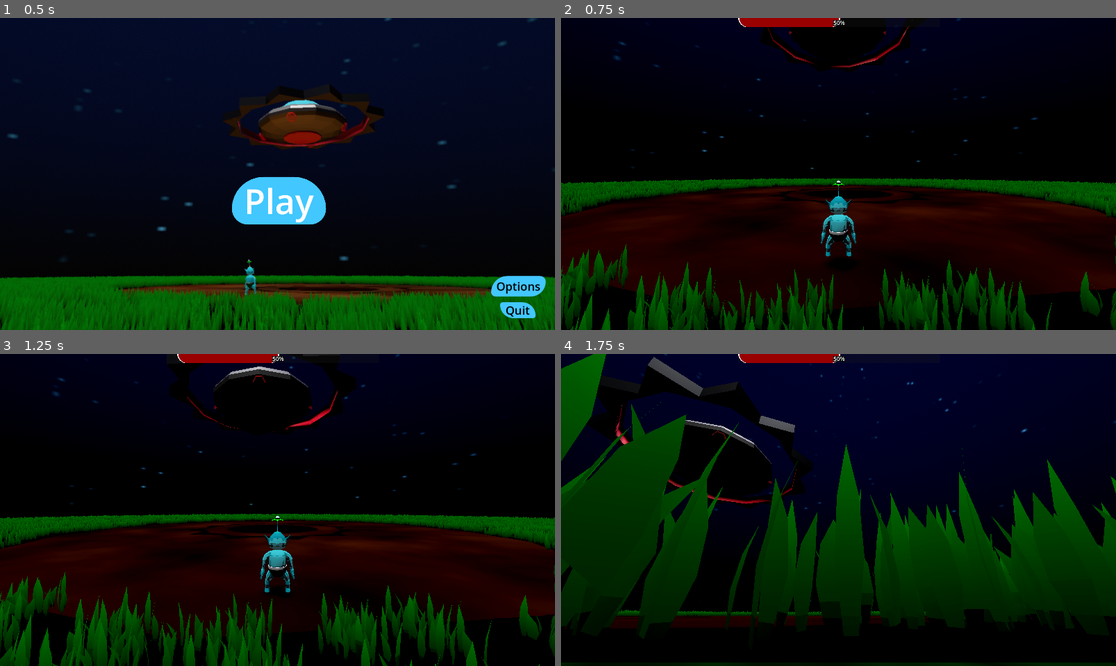
Above: before the commit, frames 1-4 (two rows, left to right).
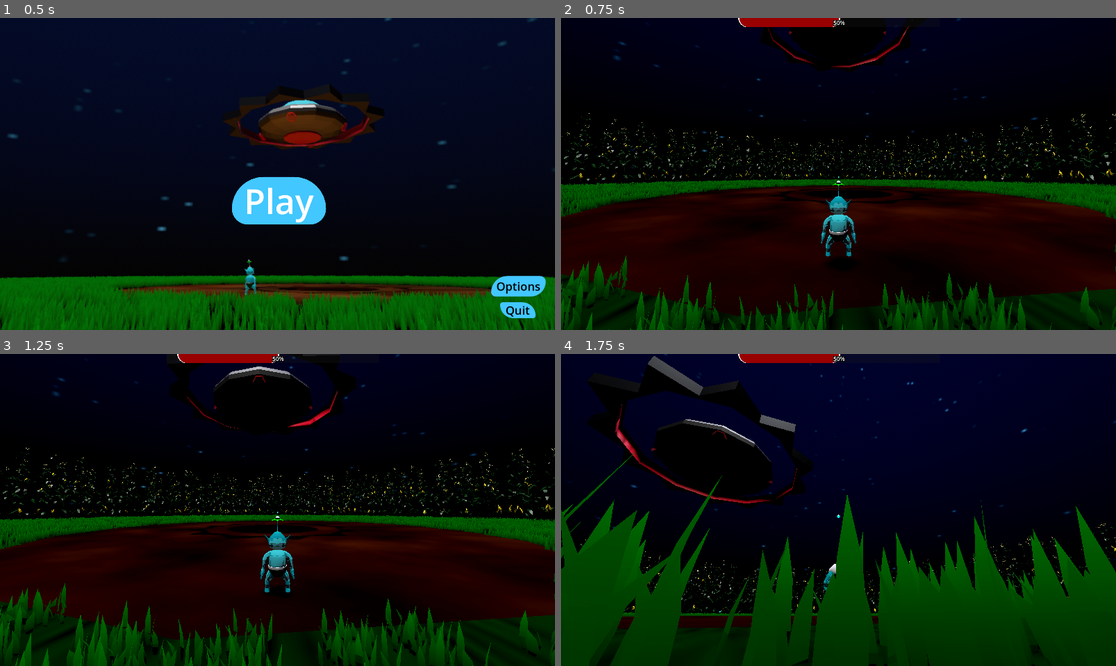
Above: after the commit, the same moments.

Repository: Mushroom-Queen/AlienBaby
Game: Godot game, scene res://menu.tscn
Two runs of this game, one before a commit and one after it. Both use one fixed random seed, a clock stepped at 60 frames per second and the inputs below.
Inputs (mouse positions are in pixels of both pictures, inside the frame that each line leads up to):
- Up to frame 1 (0.5 s): no input
- Up to frame 2 (0.75 s): click "Play" at 0.5 s
- Up to frame 3 (1.25 s): no input
- Up to frame 4 (1.75 s): move the mouse to (866, 510) at 1.27 s; hold W (forward) from 1.28 s (still down); click (866, 510) at 1.35 s; tap Space (roll) at 1.55 s

Frame 1 is identical in both runs. In frame 2, 12% of the frame differs, in the area x 0-100%, y 30-100%; in frame 3, 15%; in frame 4, 50%, in the area x 0-100%, y 0-100%.

Commit message:
Better spin

Diff:
--- /dev/null
+++ b/corn_import.tscn
@@ -0,0 +1,22 @@
+[gd_scene load_steps=3 format=3 uid="uid://6icichdaqttd"]
+
+[ext_resource type="PackedScene" uid="uid://dttqxlw4pmbdq" path="res://corn.glb" id="1_e055n"]
+
+[sub_resource type="CylinderShape3D" id="CylinderShape3D_si81s"]
+height = 2.355
+radius = 0.075
+
+[node name="corn" type="RigidBody3D"]
+mass = 4.0
+angular_damp = 20.0
+
+[node name="mesh" parent="." instance=ExtResource("1_e055n")]
+
+[node name="CollisionShape3D" type="CollisionShape3D" parent="."]
+transform = Transform3D(1, 0, 0, 0, 1, 0, 0, 0, 1, 0, 1.23683, 0)
+shape = SubResource("CylinderShape3D_si81s")
+
+[node name="Node3D" type="Node3D" parent="."]
+transform = Transform3D(1, 0, 0, 0, 1, 0, 0, 0, 1, 0, 1.49032, 0)
+
+[editable path="mesh"]
--- a/enemy_boss_ship.gd
+++ b/enemy_boss_ship.gd
@@ -23,6 +23,7 @@
 const SEGMENT_LENGTH = 0.15  # Length of each segment
 const DEVIATION = 0.1  # Maximum random deviation for each segment
 const BOLT_WIDTH = 0.05  # Width of the lightning bolt
+
 
 # Existing constants
 const push_multiplier = 7
@@ -47,6 +48,8 @@
 const CHARGE_HEIGHT_TRANSITION_SPEED = 3.0
 const RIM_SPIN_SPEED = 5.0
 const CHARGE_TIMEOUT = 5.0
+const MAX_DISTANCE_FROM_PLAYER = 10.0  # Maximum allowed distance from player
+const RETURN_FORCE_MULTIPLIER = 2.0
 
 const UP_STABILIZATION = 400.0
 const ROTATION_DAMPING = 0.75
@@ -540,8 +543,22 @@
 		sin(t) * current_radius + noise_z
 	)
 
-	var direction = (target - global_position).normalized()
-	apply_force(direction * MOVEMENT_FORCE)
+	# Check distance from player
+	var distance_to_player = global_position.distance_to(player.global_position)
+
+	if distance_to_player > MAX_DISTANCE_FROM_PLAYER:
+		# If too far, move back towards player
+		var return_direction = (player.global_position - global_position).normalized()
+		var return_force = MOVEMENT_FORCE * RETURN_FORCE_MULTIPLIER
+		apply_force(return_direction * return_force)
+
+		# Also adjust target radius to be smaller
+		target_radius = min(target_radius, MAX_DISTANCE_FROM_PLAYER * 0.5)
+	else:
+		# Normal movement
+		var direction = (target - global_position).normalized()
+		apply_force(direction * MOVEMENT_FORCE)
+
 
 func push_player() -> void:
 	if not player:
@@ -552,7 +569,8 @@
 	player.apply_impulse(push_direction * push_force)
 
 func pick_new_flight_parameters() -> void:
-	target_radius = randf_range(MIN_RADIUS, MAX_RADIUS)
+	# Ensure target_radius never exceeds half the max distance
+	target_radius = randf_range(MIN_RADIUS, min(MAX_RADIUS, MAX_DISTANCE_FROM_PLAYER * 0.5))
 	current_hover_height = randf_range(MIN_HOVER_HEIGHT, MAX_HOVER_HEIGHT)
 
 	var height_pattern = randi() % 3
@@ -567,6 +585,7 @@
 	current_circle_speed = BASE_CIRCLE_SPEED * randf_range(0.8, 1.1)
 	circle_direction = 1.0 if randf() > 0.5 else -1.0
 
+
 func find_world(node=get_tree().root) -> Node:
 	if node.name.to_lower() == "world":
 		return node
--- /dev/null
+++ b/flower_power.gd
@@ -0,0 +1,29 @@
+extends Area3D
+
+var world
+var player
+var boss
+
+
+func _ready():
+	world = find_world()
+	player = world.get_node_or_null("player")
+	boss = world.get_node_or_null("ship")
+
+
+func find_world(node=get_tree().root) -> Node:
+	if node.name.to_lower() == "world":
+		return node
+	for child in node.get_children():
+		var found = find_world(child)
+		if found:
+			return found
+	return null
+
+
+# Called every frame. 'delta' is the elapsed time since the previous frame.
+func _process(delta: float) -> void:
+	if player in get_overlapping_bodies():
+		if player.life < 4:
+			player.life += 1
+			queue_free()
--- /dev/null
+++ b/flower_power.tscn
@@ -0,0 +1,21 @@
+[gd_scene load_steps=5 format=3 uid="uid://c1674lgtf4sel"]
+
+[ext_resource type="Script" path="res://flower_power.gd" id="1_omwyf"]
+[ext_resource type="PackedScene" uid="uid://bwhiom82gdjoq" path="res://flower_power.glb" id="2_bchtf"]
+[ext_resource type="Material" uid="uid://cb5u8m5r7rnbj" path="res://materials/glow.tres" id="3_71do6"]
+
+[sub_resource type="SphereShape3D" id="SphereShape3D_uuxxc"]
+radius = 0.285
+
+[node name="flower_power" type="Area3D"]
+script = ExtResource("1_omwyf")
+
+[node name="flower_power" parent="." instance=ExtResource("2_bchtf")]
+
+[node name="Sphere" parent="flower_power" index="1"]
+surface_material_override/0 = ExtResource("3_71do6")
+
+[node name="CollisionShape3D" type="CollisionShape3D" parent="."]
+shape = SubResource("SphereShape3D_uuxxc")
+
+[editable path="flower_power"]
--- /dev/null
+++ b/ground_corn.gd
@@ -0,0 +1,60 @@
+extends Node3D
+var corn
+var corn_field = []
+# Configuration variables
+var radius_start = 10.0  # Starting radius of first circle
+var row_spacing = .5   # Space between each circular row
+var num_rows = 2       # Number of circular rows
+var corn_per_row = 190   # Number of corn plants per row
+
+# Variation settings
+var height_min = 0.8    # Minimum height multiplier
+var height_max = 1.2    # Maximum height multiplier
+var tilt_max = 0.2      # Maximum tilt in radians
+
+# Called when the node enters the scene tree for the first time.
+func _ready() -> void:
+	corn = preload("res://corn_import.tscn")
+	spawn_corn_field()
+
+# Spawns corn in concentric circles
+func spawn_corn_field() -> void:
+	for row in range(num_rows):
+		var current_radius = radius_start + (row * row_spacing)
+		var angle_step = (2 * PI) / corn_per_row
+
+		for i in range(corn_per_row):
+			var angle = i * angle_step
+			var x = current_radius * cos(angle)
+			var z = current_radius * sin(angle)
+
+			var corn_instance = corn.instantiate()
+			add_child(corn_instance)
+			corn_instance.position = Vector3(x, 0, z)
+
+			var mesh = corn_instance.find_child("mesh")
+			var corn1 = mesh.find_child("corn1")
+			var corn2 = mesh.find_child("corn2")
+			var corn3 = mesh.find_child("corn3")
+			if randi_range(1,10) < 8:
+				corn1.visible = false
+			if randi_range(1,10) < 8:
+				corn2.visible = false
+			if randi_range(1,10) < 8:
+				corn3.visible = false
+			# Random rotation around Y axis
+			mesh.rotation.y = randf_range(0, PI * 2)
+
+			# Random tilt in X and Z axes
+			mesh.rotation.x = randf_range(-tilt_max, tilt_max)
+			mesh.rotation.z = randf_range(-tilt_max, tilt_max)
+
+			# Random height scale only
+			var height = randf_range(height_min, height_max)
+			mesh.scale = Vector3(1, height, 1)
+
+			corn_field.append(corn_instance)
+
+# Called every frame. 'delta' is the elapsed time since the previous frame.
+func _process(delta: float) -> void:
+	pass
--- /dev/null
+++ b/ground_corn.tscn
@@ -0,0 +1,10 @@
+[gd_scene load_steps=3 format=3 uid="uid://cw26oisvorj1s"]
+
+[ext_resource type="PackedScene" uid="uid://cuvfsw1u70dsf" path="res://ground_corn.glb" id="1_q2yuy"]
+[ext_resource type="Script" path="res://ground_corn.gd" id="2_m8txs"]
+
+[node name="ground_corn" instance=ExtResource("1_q2yuy")]
+script = ExtResource("2_m8txs")
+
+[node name="ground_corn" parent="." index="0"]
+visible = false
--- a/level.gd
+++ b/level.gd
@@ -1,14 +1,17 @@
 extends Node3D
+
+@onready var ground = $ground
 
 var world: Node
 var player
+var boss
 var active_meteors = {}  # Changed to dictionary to track meteor->warning pairs
 const METEOR_FORCE = 20.0
 const METEOR_SIZE = .5
 const WARNING_TIME = 1.2
-const SPAWN_INTERVAL = 1.0  # Explicit float
+const SPAWN_INTERVAL = 1.0
 const SPAWN_HEIGHT = 10.0
-var next_spawn_time = 0.0  # Changed from spawn_timer
+var next_spawn_time = 0.0
 var is_showering = false
 
 class WarningIndicator extends Node3D:
@@ -34,6 +37,8 @@
 	print("World _ready called")
 	world = find_world()
 	player = world.get_node_or_null("player")
+	boss = world.get_node_or_null("ship")
+	ground.add_collision_exception_with(boss)
 	print("World ready - Found player: ", player != null)
 
 func _process(delta: float) -> void:
@@ -204,31 +209,7 @@
 		player.apply_impulse(push_dir * METEOR_FORCE)
 		player.hurt()
 
-		# Create impact effect
-		print("Creating impact effect")
-		var impact = GPUParticles3D.new()
-		var particle_material = ParticleProcessMaterial.new()
-		particle_material.emission_shape = ParticleProcessMaterial.EMISSION_SHAPE_SPHERE
-		particle_material.emission_sphere_radius = 1.0
-		particle_material.gravity = Vector3(0, -10, 0)
-		particle_material.initial_velocity_min = 8.0
-		particle_material.initial_velocity_max = 15.0
-		particle_material.scale_min = 0.5
-		particle_material.scale_max = 1.0
-		particle_material.color = Color(1, 0.3, 0)
-		impact.process_material = particle_material
-		impact.amount = 50
-		impact.lifetime = 0.7
-		impact.one_shot = true
-		impact.global_position = meteor.global_position
-		add_child(impact)
-
-		# Remove impact after it's done
-		var timer = get_tree().create_timer(impact.lifetime)
-		timer.timeout.connect(func(): impact.queue_free())
-
-		remove_meteor_and_warning(meteor)
-		print("Meteor removed after player hit")
+
 
 func remove_meteor_and_warning(meteor: Node3D) -> void:
 	if meteor in active_meteors:
--- a/level.tscn
+++ b/level.tscn
@@ -9,6 +9,8 @@
 [ext_resource type="PackedScene" uid="uid://dbdmsxikfyete" path="res://enemy_boss_ship.tscn" id="5_s7o6r"]
 [ext_resource type="Material" uid="uid://dg5ah45lvuq0q" path="res://materials/moon.tres" id="6_uygu2"]
 [ext_resource type="PackedScene" uid="uid://dvjpvdgoj8x62" path="res://gui.tscn" id="7_xdylm"]
+[ext_resource type="PackedScene" uid="uid://cw26oisvorj1s" path="res://ground_corn.tscn" id="10_voa16"]
+[ext_resource type="PackedScene" uid="uid://c1674lgtf4sel" path="res://flower_power.tscn" id="11_t7py8"]
 
 [sub_resource type="Gradient" id="Gradient_qd83k"]
 offsets = PackedFloat32Array(0.837662, 1)
@@ -83,7 +85,7 @@
 top_level = true
 
 [node name="ground_grass2" parent="." instance=ExtResource("2_jx0al")]
-transform = Transform3D(1.07589, 0, -0.0941282, 0, 0.54, 0, 0.0941282, 0, 1.07589, 0, 0, 0)
+transform = Transform3D(1.07589, 0, -0.0941282, 0, 0.54, 0, 0.0941282, 0, 1.07589, 0, -0.0483689, 0)
 
 [node name="ground_dirt2" parent="." instance=ExtResource("3_urap5")]
 transform = Transform3D(1.07689, 0, -0.0942153, 0, 1.081, 0, 0.0942153, 0, 1.07689, 0, 0, 0)
@@ -120,3 +122,17 @@
 mesh = SubResource("CylinderMesh_bxsgu")
 
 [node name="GUI" parent="." instance=ExtResource("7_xdylm")]
+
+[node name="ground_corn" parent="." instance=ExtResource("10_voa16")]
+
+[node name="flower_power" parent="." instance=ExtResource("11_t7py8")]
+transform = Transform3D(1, 0, 0, 0, 1, 0, 0, 0, 1, 0, 0.00338475, 10.651)
+
+[node name="flower_power2" parent="." instance=ExtResource("11_t7py8")]
+transform = Transform3D(1, 0, 0, 0, 1, 0, 0, 0, 1, 0, 0.003, -10.651)
+
+[node name="flower_power3" parent="." instance=ExtResource("11_t7py8")]
+transform = Transform3D(1, 0, 0, 0, 1, 0, 0, 0, 1, -10.651, 0.003, 0)
+
+[node name="flower_power4" parent="." instance=ExtResource("11_t7py8")]
+transform = Transform3D(1, 0, 0, 0, 1, 0, 0, 0, 1, 10.651, 0.003, 0)
--- /dev/null
+++ b/materials/glow.tres
@@ -0,0 +1,7 @@
+[gd_resource type="StandardMaterial3D" format=3 uid="uid://cb5u8m5r7rnbj"]
+
+[resource]
+albedo_color = Color(0.22, 0.519, 1, 1)
+emission_enabled = true
+emission = Color(0, 0.766667, 1, 1)
+emission_energy_multiplier = 5.49
--- a/materials/sheild.tres
+++ b/materials/sheild.tres
@@ -2,4 +2,7 @@
 
 [resource]
 transparency = 1
-albedo_color = Color(0.0364, 0.52, 0.33462, 0.756863)
+albedo_color = Color(0.0364, 0.4394, 0.52, 0.756863)
+emission_enabled = true
+emission = Color(0.2436, 0.523933, 0.58, 1)
+emission_energy_multiplier = 0.2
--- a/player.gd
+++ b/player.gd
@@ -42,7 +42,10 @@
 const MAX_ANGULAR_VELOCITY = 40.0
 const SPIN_RESET_TIME = 2.0
 const CANT_TOUCH_THIS_TIME = .5
-const ATTACK_DURATION = 0.2  # Duration to stay in attack state after firing
+const ATTACK_DURATION = 0.2
+const SHIELD_FOLLOW_SPEED = 0.5  # New constant for shield movement interpolation
+const SHIELD_VELOCITY_SYNC = 0.5  # New constant for velocity synchronization
+const SHIELD_OFFSET = 0.1  # New constant for initial shield offset
 
 enum ActionState {IDLE, WALK, ROLL, ATTACK, SPIN}
 
@@ -64,6 +67,7 @@
 var spin_timeout = 0.0
 var attack_timer = 0.0
 var world
+var previous_shield_pos: Vector3  # New variable to track previous shield position
 
 func _ready():
 	world = find_world()
@@ -86,6 +90,7 @@
 	camera_original_position = spring_arm.position
 	camera_original_rotation = spring_arm.rotation
 	shield.add_collision_exception_with(self)
+	previous_shield_pos = shield.global_position
 
 func find_world(node=get_tree().root) -> Node:
 	if node.name.to_lower() == "world":
@@ -170,17 +175,46 @@
 		spring_arm.rotation.x = clamp(spring_arm.rotation.x, -PI/3, PI/3)
 
 func shield_youself():
-	global_position = shield.global_position - Vector3(0,.26,0)
-	armature.rotate_y(get_process_delta_time() * 10)
+	# Calculate predicted shield position based on current velocity
+	var predicted_shield_pos = shield.global_position + (shield.linear_velocity * get_physics_process_delta_time())
+
+	# Calculate target position with offset
+	var target_position = predicted_shield_pos - Vector3(0, .26, 0)
+
+	# Store current position for velocity calculation
+	var current_pos = global_position
+
+	# Interpolate position with predicted position
+	global_position = current_pos.lerp(target_position, SHIELD_FOLLOW_SPEED)
+
+	# Calculate and apply velocity to match shield movement
+	var velocity_target = (global_position - current_pos) / get_physics_process_delta_time()
+	linear_velocity = linear_velocity.lerp(velocity_target, SHIELD_VELOCITY_SYNC)
+
+	# Update shield previous position
+	previous_shield_pos = shield.global_position
+
+	# Update rotation
+	armature.rotate_y(get_process_delta_time() * 70)
 
 func init_shield():
 	if not shield.visible:
-		mesh.rotation = Vector3(0,0,0)
+		mesh.rotation = Vector3(0, 0, 0)
 		animation_tree.set("parameters/spin/request", true)
-		shield.set_deferred("global_position", global_position)
+
+		# Calculate initial shield position with offset
+		var offset = global_transform.basis.z * SHIELD_OFFSET
+		var initial_shield_pos = global_position + offset
+
+		# Set shield properties
+		shield.set_deferred("global_position", initial_shield_pos)
 		shield.set_deferred("linear_velocity", linear_velocity)
+		shield.set_deferred("angular_velocity", Vector3.ZERO)
 		shield.set_deferred("mass", 100)
 		shield.visible = true
+
+		# Initialize previous shield position
+		previous_shield_pos = initial_shield_pos
 
 func stop_spin():
 	spin_count += 1
@@ -190,12 +224,11 @@
 	if not Input.is_action_pressed("spin"):
 		action_state = ActionState.IDLE
 		shield.visible = false
-		shield.mass = 0
+		shield.mass = 0.1
 		armature.rotation.y = 0
 	else:
 		animation_tree.set("parameters/spin/request", true)
 
-
 func _integrate_forces(state: PhysicsDirectBodyState3D) -> void:
 	update_life_leafs()
 
@@ -203,7 +236,6 @@
 	prev_is_spinning = is_spinning
 	is_spinning = animation_tree.get("parameters/spin/active")
 
-	# Update attack timer and state
 	if action_state == ActionState.ATTACK:
 		attack_timer -= state.step
 		if attack_timer <= 0:
@@ -218,7 +250,7 @@
 	if action_state == ActionState.ROLL and !is_rolling:
 		action_state = ActionState.IDLE
 		mesh.rotation = Vector3(0, -PI, 0)
-	elif prev_is_spinning and !is_spinning:  # When spin ends
+	elif prev_is_spinning and !is_spinning:
 		stop_spin()
 
 	if dizziness > 0:
@@ -236,8 +268,6 @@
 			if not animation_tree.get("parameters/spin/active"):
 				init_shield()
 
-
-	# Reset spin count after timeout
 	if spin_timeout > 0:
 		spin_timeout -= state.step
 		if spin_timeout <= 0:
@@ -256,8 +286,11 @@
 		armature.rotation.y = spring_arm_pivot.rotation.y + PI
 		state.apply_central_force(direction * MOVEMENT_FORCE * 0.5)
 	elif is_spinning:
-		#state.apply_central_force(direction * MOVEMENT_FORCE * 0.2)
+		# Apply reduced movement force while spinning
+		state.apply_central_force(direction * MOVEMENT_FORCE * 0.2)
 		shield_youself()
+		# Add damping to prevent excessive speed
+		state.linear_velocity *= 0.98
 	elif is_rolling:
 		roll_timer += state.step
 		var roll_progress = roll_timer / ROLL_DURATION
--- a/player.tscn
+++ b/player.tscn
@@ -97,39 +97,39 @@
 
 [node name="Skeleton3D" parent="player/Armature" index="0"]
 transform = Transform3D(-1, 0, -8.74228e-08, 0, 1, 0, 8.74228e-08, 0, -1, 0, 0, 0)
-bones/0/position = Vector3(0, 0.163051, 0)
-bones/0/rotation = Quaternion(0, 0.0518943, 0, 0.998653)
-bones/1/rotation = Quaternion(-0.00034096, -6.18022e-06, 0.0382859, 0.999267)
+bones/0/position = Vector3(0, 0.162669, 0)
+bones/0/rotation = Quaternion(0, -0.0559778, 0, 0.998432)
+bones/1/rotation = Quaternion(-0.000340407, 2.00673e-05, -0.038711, 0.99925)
 bones/2/rotation = Quaternion(0.000340939, -6.91616e-06, -0.000231822, 1)
 bones/3/rotation = Quaternion(3.64557e-23, -1.59801e-22, 5.49072e-12, 1)
 bones/5/position = Vector3(0.0642403, 0.216765, 1.53161e-08)
-bones/5/rotation = Quaternion(0.678945, 0.302086, -0.639331, 0.197569)
+bones/5/rotation = Quaternion(0.637166, 0.192734, -0.680333, 0.306627)
 bones/6/rotation = Quaternion(0.287239, -1.65125e-07, -1.36703e-07, 0.957859)
 bones/7/position = Vector3(0.0559364, 0.0181487, -0.000727577)
-bones/7/rotation = Quaternion(-0.0262447, 0.355086, 0.894495, -0.270378)
+bones/7/rotation = Quaternion(0.100657, 0.107864, 0.958144, -0.245343)
 bones/7/scale = Vector3(1, 1, 1)
-bones/8/rotation = Quaternion(-0.371736, 0.0692188, -0.268916, 0.885836)
+bones/8/rotation = Quaternion(-0.233874, 0.0745861, -0.169186, 0.954524)
 bones/8/scale = Vector3(1, 1, 1)
-bones/9/rotation = Quaternion(0.618497, -0.0424438, -0.0109582, 0.784563)
+bones/9/rotation = Quaternion(0.673992, -0.0313293, -0.0587171, 0.735735)
 bones/9/scale = Vector3(1, 1, 1)
 bones/10/position = Vector3(-0.0642403, 0.216765, -1.53161e-08)
-bones/10/rotation = Quaternion(0.634351, -0.18654, 0.682058, 0.312408)
+bones/10/rotation = Quaternion(0.678402, -0.300337, 0.640155, 0.199425)
 bones/11/rotation = Quaternion(0.287239, 1.63435e-07, 1.31067e-07, 0.957859)
 bones/11/scale = Vector3(1, 1, 1)
 bones/12/position = Vector3(-0.0562189, 0.0170301, 0.00171231)
-bones/12/rotation = Quaternion(-0.0959553, 0.108361, 0.957632, 0.24898)
+bones/12/rotation = Quaternion(0.0280898, 0.359362, 0.895505, 0.261038)
 bones/12/scale = Vector3(1, 1, 1)
-bones/13/rotation = Quaternion(-0.244657, -0.0808733, 0.177542, 0.94978)
+bones/13/rotation = Quaternion(-0.360791, -0.0759463, 0.261817, 0.891916)
 bones/13/scale = Vector3(1, 1, 1)
-bones/14/rotation = Quaternion(0.683483, 0.0319927, 0.0525103, 0.727372)
+bones/14/rotation = Quaternion(0.607446, 0.0513912, 0.00847993, 0.792652)
 bones/14/scale = Vector3(1, 1, 1)
 bones/15/position = Vector3(0.102575, 0.112612, 0.259392)
 bones/15/scale = Vector3(1, 1, 1)
-bones/16/position = Vector3(0.104547, 0.0517456, 0.0357832)
+bones/16/position = Vector3(0.104547, 0.0328444, 0.00420037)
 bones/16/rotation = Quaternion(-0.00875622, 0.70983, -0.704263, 0.00882544)
 bones/17/position = Vector3(-0.102575, 0.112612, 0.259392)
 bones/17/scale = Vector3(1, 1, 1)
-bones/18/position = Vector3(-0.104547, 0.0328363, 0.00424027)
+bones/18/position = Vector3(-0.104547, 0.049797, 0.0405106)
 bones/18/rotation = Quaternion(0.00875622, 0.70983, -0.704263, -0.00882544)
 
 [node name="body" parent="player/Armature/Skeleton3D" index="0"]
@@ -181,7 +181,7 @@
 material_override = ExtResource("3_l1lie")
 
 [node name="leafs" type="BoneAttachment3D" parent="player/Armature/Skeleton3D" index="20"]
-transform = Transform3D(0.991732, -0.0756437, 0.103662, 0.0760533, 0.997104, 1.05169e-06, -0.103362, 0.00788282, 0.994613, -0.0212118, 0.690508, 0.00209735)
+transform = Transform3D(0.99072, 0.0773385, -0.111767, -0.0778262, 0.996967, -1.0755e-06, 0.111428, 0.00869943, 0.993735, 0.0215343, 0.6901, 0.00230906)
 bone_name = "leafs"
 bone_idx = 4
 
@@ -202,12 +202,12 @@
 transform = Transform3D(1.49012e-08, -3.52156e-09, -1, 0, 1, -2.32831e-10, 1, 0, 1.11759e-08, 0, 0, 0)
 
 [node name="left_arm" type="BoneAttachment3D" parent="player/Armature/Skeleton3D" index="21"]
-transform = Transform3D(-0.102354, 0.124491, -0.986928, 0.157576, -0.977582, -0.139654, -0.982188, -0.16981, 0.0804428, 0.124165, 0.310939, -0.0239893)
+transform = Transform3D(0.110122, 0.121545, -0.986458, -0.17161, -0.975263, -0.139323, -0.978991, 0.184629, -0.0865392, 0.123855, 0.310721, 0.0259769)
 bone_name = "lowerarm.l"
 bone_idx = 6
 
 [node name="right_arm" type="BoneAttachment3D" parent="player/Armature/Skeleton3D" index="22"]
-transform = Transform3D(0.10177, -0.121216, 0.987395, 0.189497, -0.972013, -0.138859, 0.976593, 0.201241, -0.0759517, -0.123934, 0.311331, 0.0262038)
+transform = Transform3D(-0.110479, -0.123696, 0.986151, -0.152172, -0.978421, -0.139774, 0.98216, -0.165507, 0.0892718, -0.124006, 0.310499, -0.0246296)
 bone_name = "lowerarm.r"
 bone_idx = 11
 
--- a/shield.tscn
+++ b/shield.tscn
@@ -9,9 +9,11 @@
 [sub_resource type="SphereShape3D" id="SphereShape3D_ls7e0"]
 radius = 0.325
 
-[sub_resource type="SphereMesh" id="SphereMesh_hh8jh"]
-radius = 0.325
-height = 0.65
+[sub_resource type="CylinderMesh" id="CylinderMesh_b1o0v"]
+top_radius = 0.21
+bottom_radius = 0.0
+height = 0.385
+cap_top = false
 
 [node name="shield" type="RigidBody3D"]
 visible = false
@@ -23,4 +25,4 @@
 
 [node name="MeshInstance3D2" type="MeshInstance3D" parent="."]
 material_override = ExtResource("1_q8mxa")
-mesh = SubResource("SphereMesh_hh8jh")
+mesh = SubResource("CylinderMesh_b1o0v")
Not shown: 1 places in level.tscn that only renumber resources
